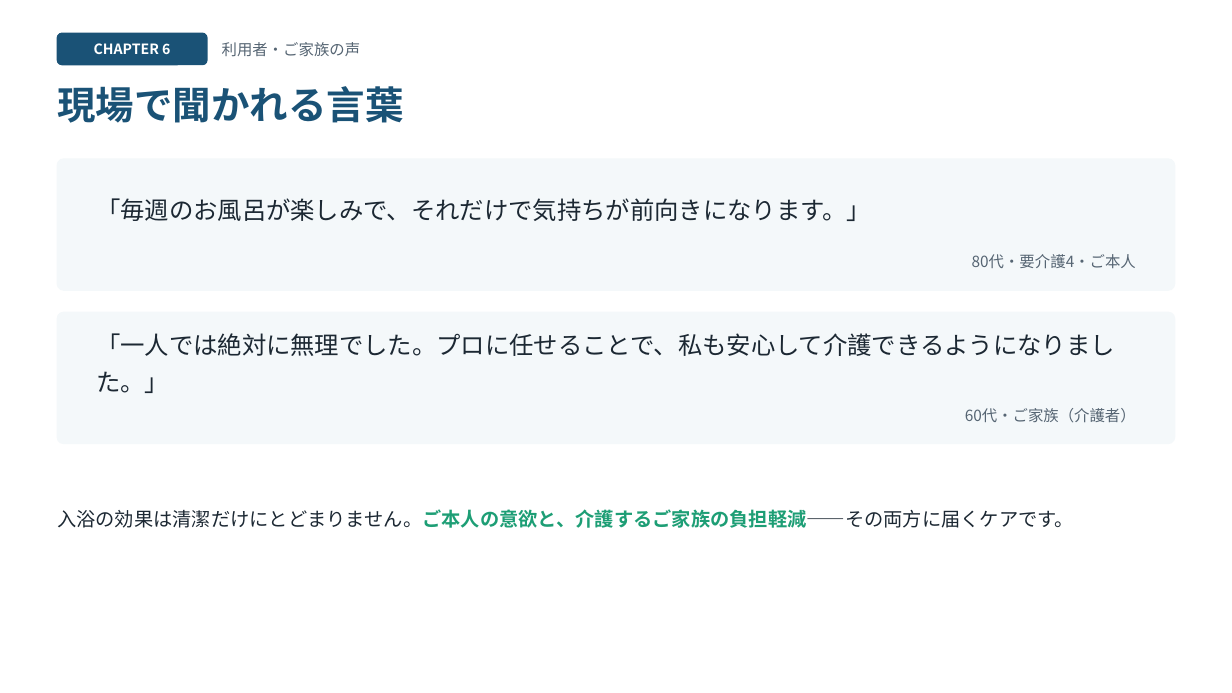
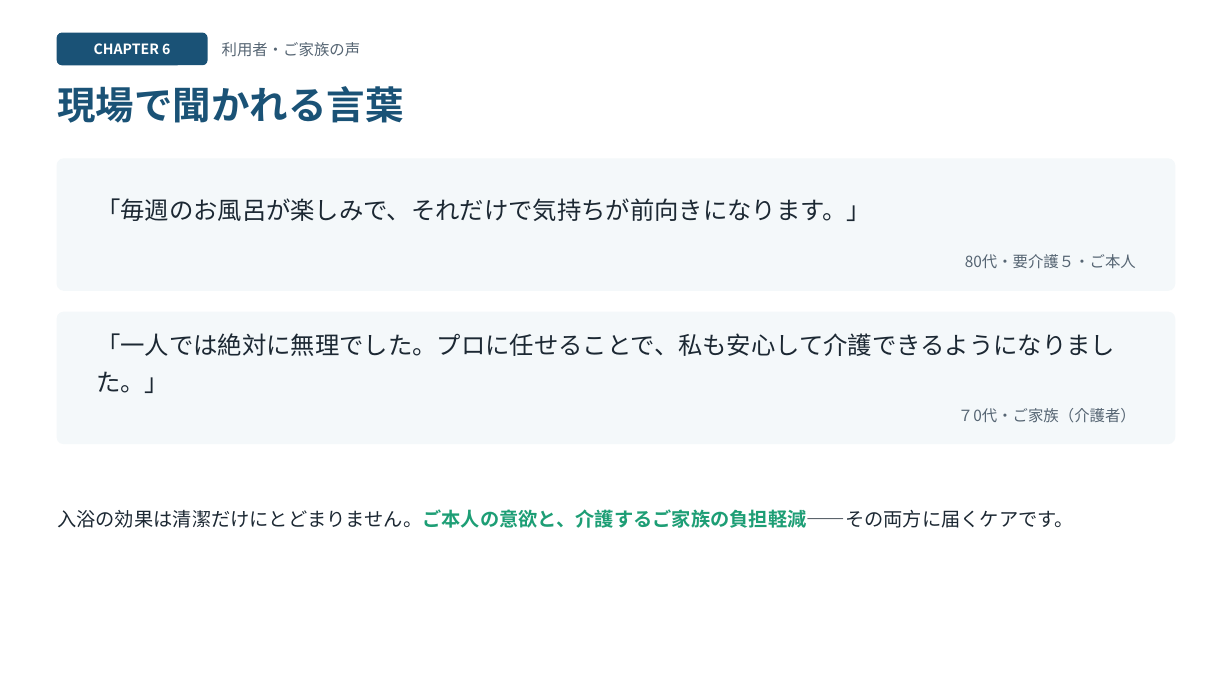
Before and after one commit to 1w0wakmsw0w-ctrl/houmonnyuyoku, a slide deck: slide 13 of houmon-nyuyoku-slides.pptx. Drawn at 1232x693 pixels with LibreOffice and Linux fonts; fonts in the diff are those of the drawing. Boxes give left, top, right and bottom in pixels: in the first picture for what was removed or moved away, otherwise in the second. Text is boxed around its words. In the diff, an @@ line names an element or a change of style, - is before the commit and + after.

```diff
--- a/houmon-nyuyoku-slides.pptx
+++ b/houmon-nyuyoku-slides.pptx
@@ text at (965,254,1136,269): text changed @@
-80代・要介護4・ご本人
+80代・要介護５・ご本人
@@ text at (958,408,1136,423): text changed @@
-60代・ご家族（介護者）
+７0代・ご家族（介護者）
```
Also in this commit, not shown: 4 other slides changed, 3 other files.
